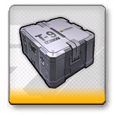
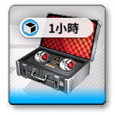
Layers edited between the first and the second 115×115 image:
added layer "圖層 32" above "圖層 29" over (8, 7, 106, 105)
showed "圖層 26" over (8, 10, 106, 105)
hid "圖層 24" over (8, 10, 106, 105)
